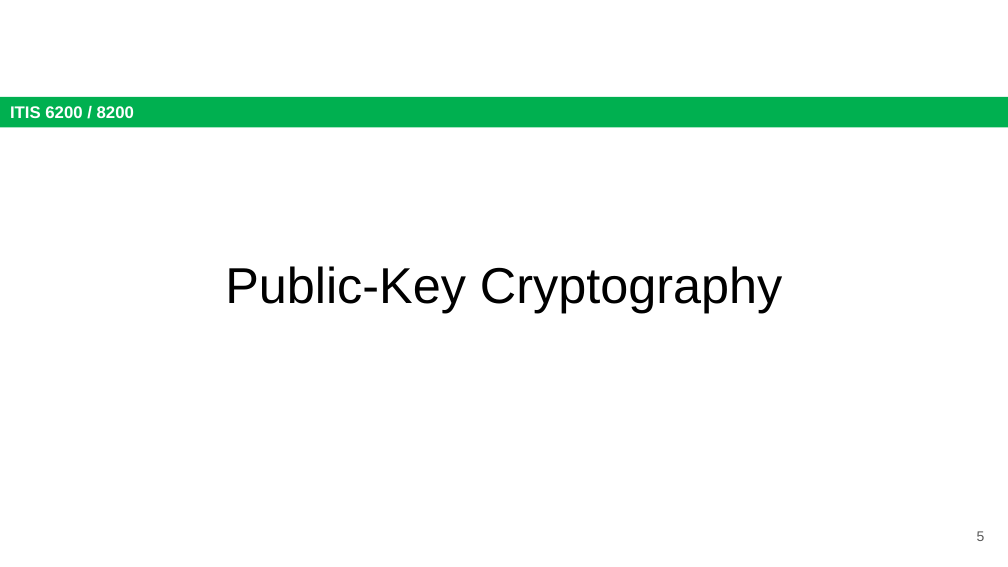
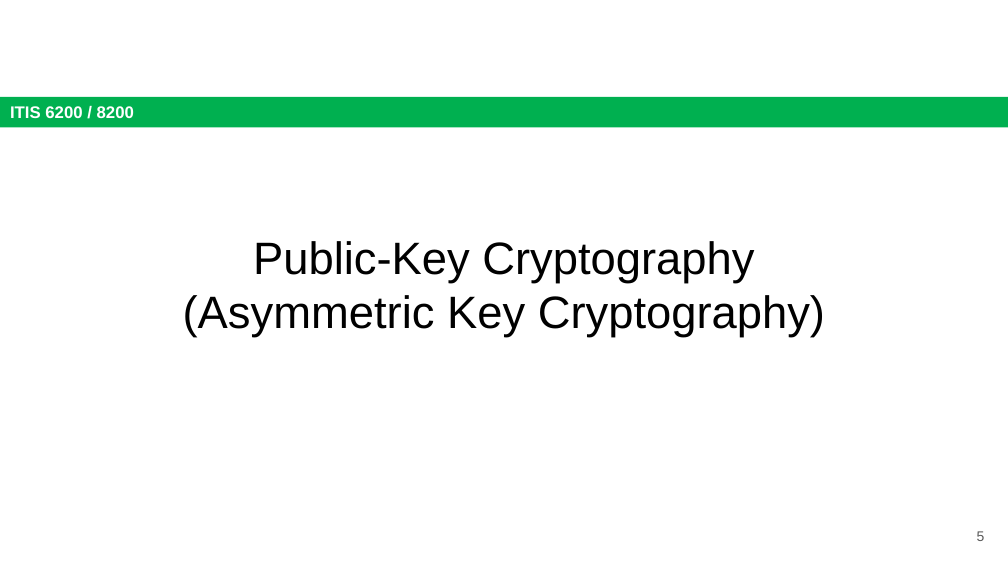
Before and after one commit to jx5c/github.io, a slide deck: slide 5 of teaching/ITIS6200/2023fa/lectures/lec06.pptx. Drawn at 1008x567 pixels with LibreOffice and Linux fonts; fonts in the diff are those of the drawing. Boxes give left, top, right and bottom in pixels: in the first picture for what was removed or moved away, otherwise in the second. Text is boxed around its words. In the diff, an @@ line names an element or a change of style, - is before the commit and + after.

```diff
--- a/teaching/ITIS6200/2023fa/lectures/lec06.pptx
+++ b/teaching/ITIS6200/2023fa/lectures/lec06.pptx
@@ title at [183, 241, 825, 338]: text changed; size 36 to 32.4 pt @@
-Public-Key Cryptography
+Public-Key Cryptography
+(Asymmetric Key Cryptography)
```
Also in this commit, not shown: 2 other slides changed, 2 slides added.
